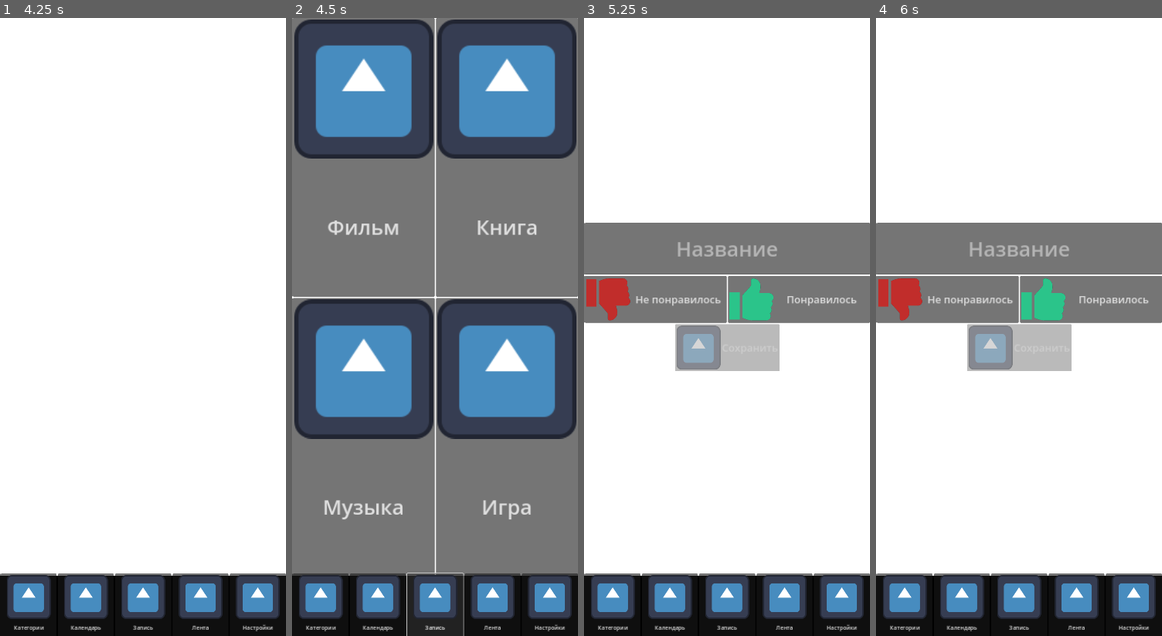
Above: before the commit, frames 1-4 (left to right).
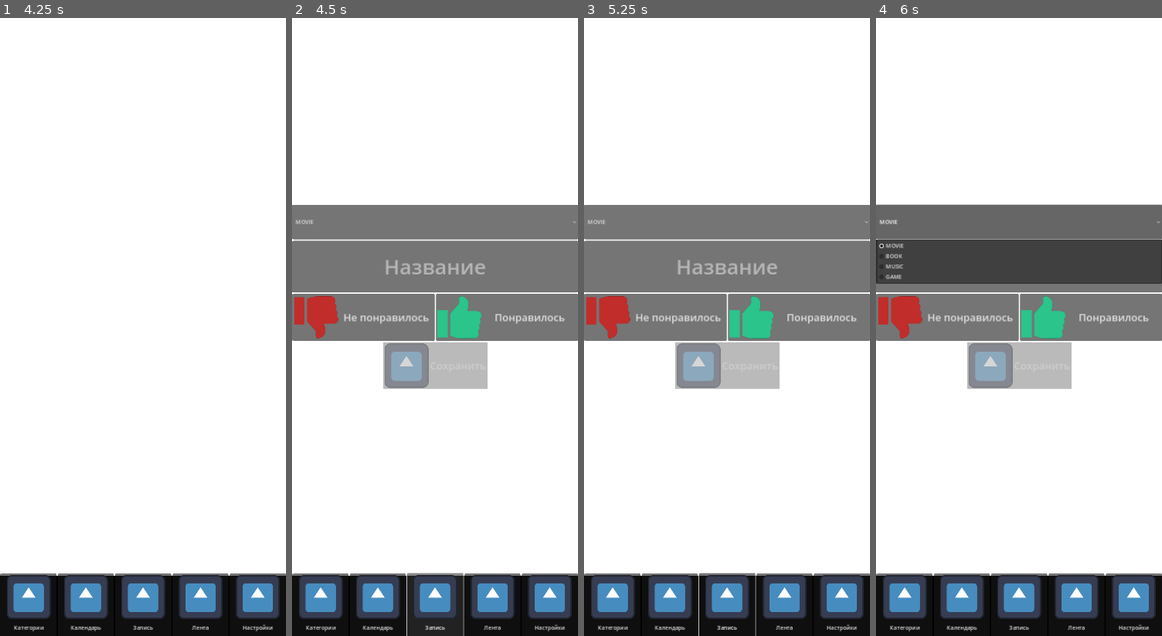
Above: after the commit, the same moments.

Repository: Maweill/ent-log-app
Game: Godot game, scene res://scenes/main/main.tscn
The game is run twice, just before and just after one commit, with the same random seed, the same clock (stepped at 60 frames per second) and the same inputs. The engine's default icon, where the game draws it, is replaced by a stand-in: a white triangle on a blue panel in a dark square.
Inputs (mouse positions are in pixels of both pictures, inside the frame that each line leads up to):
- Up to frame 1 (4.25 s): click "Категории" at 0.5 s; click "Фильмы" at 1.25 s; click "Книги" at 2 s; click "Музыка" at 2.75 s; click "Игры" at 3.5 s
- Up to frame 2 (4.5 s): click "Запись" at 4.25 s
- Up to frame 3 (5.25 s): click (655, 160) at 5 s, where only the run before the commit has a clickable "Фильм"
- Up to frame 4 (6 s): click (1019, 221) at 5.75 s, where only the run after the commit has a clickable "MOVIE"

Frame 1 is identical in both runs. In frame 2, 75% of the frame differs, in the area x 0-100%, y 0-91%; in frame 3, 11%; in frame 4, 17%.

Commit message:
Уницифировал меню и модели

Diff:
--- a/resources/models/movie_model/movie_model.gd
+++ b/resources/models/record_model/record_model.gd
@@ -1,8 +1,8 @@
 extends BaseModel
 
-class_name MovieModel
+class_name RecordModel
 
-var movie_name: String
+var name: String
 var is_like: bool
 
 func export_data() -> Dictionary:
@@ -10,7 +10,7 @@
 		"id": id,
 		"created_unix_time": created_unix_time,
 		"type": type,
-		"movie_name": movie_name,
+		"name": name,
 		"is_like": is_like
 	}
 
@@ -19,5 +19,5 @@
 	id = dict.id
 	created_unix_time = dict.created_unix_time
 	type = dict.type
-	movie_name = dict.movie_name
+	name = dict.name
 	is_like = dict.is_like
--- a/scenes/autoload/ui_manager/ui_manager.gd
+++ b/scenes/autoload/ui_manager/ui_manager.gd
@@ -6,12 +6,13 @@
 
 var _current_menu_list: Array[BaseMenu]
 
-func show_menu(menu_type: Enums.MenuType):
+func show_menu(menu_type: Enums.MenuType, args=[]):
 	if (_current_menu and _current_menu.type == menu_type):
 		return
 	var menu_scene: PackedScene = _menu_scenes_with_type[menu_type]
 	_current_menu_list.append(_instantiate_menu(menu_scene))
 	_current_menu.type = menu_type
+	_current_menu.configure(args)
 	_menu_container.add_child(_current_menu)
 
 
--- a/scenes/autoload/ui_manager/ui_manager.tscn
+++ b/scenes/autoload/ui_manager/ui_manager.tscn
@@ -1,11 +1,10 @@
-[gd_scene load_steps=7 format=3 uid="uid://fwfa33h333vo"]
+[gd_scene load_steps=6 format=3 uid="uid://fwfa33h333vo"]
 
 [ext_resource type="Script" path="res://scenes/autoload/ui_manager/ui_manager.gd" id="1_5xrnx"]
 [ext_resource type="PackedScene" uid="uid://doiolpuk2658j" path="res://scenes/ui/navigation_menu/navigation_menu.tscn" id="2_3pic8"]
-[ext_resource type="PackedScene" uid="uid://c8wab8cyr5jee" path="res://scenes/ui/new_record_menu/new_record_menu.tscn" id="2_fj6qr"]
+[ext_resource type="PackedScene" uid="uid://cm6vs551uq5qk" path="res://scenes/ui/new_record_menu/new_record_menu.tscn" id="2_fj6qr"]
 [ext_resource type="PackedScene" uid="uid://cdoo3qyj3rt6e" path="res://scenes/ui/categories_menu/categories_menu.tscn" id="3_jt3lg"]
-[ext_resource type="PackedScene" uid="uid://cm6vs551uq5qk" path="res://scenes/ui/new_record_menu/record_movie_menu/record_movie_menu.tscn" id="4_gxgb5"]
-[ext_resource type="PackedScene" uid="uid://bqvcu2s36gxsa" path="res://scenes/ui/movie_category_menu/movie_category_menu.tscn" id="5_b60u3"]
+[ext_resource type="PackedScene" uid="uid://bqvcu2s36gxsa" path="res://scenes/ui/records_menu/records_menu.tscn" id="5_gc5q7"]
 
 [node name="UiManager" type="Control"]
 layout_mode = 3
@@ -18,8 +17,7 @@
 _menu_scenes_with_type = {
 0: ExtResource("2_fj6qr"),
 1: ExtResource("3_jt3lg"),
-2: ExtResource("4_gxgb5"),
-3: ExtResource("5_b60u3")
+2: ExtResource("5_gc5q7")
 }
 
 [node name="MenuScreen" type="Control" parent="."]
--- a/scenes/ui/categories_menu/categories_menu.gd
+++ b/scenes/ui/categories_menu/categories_menu.gd
@@ -2,4 +2,16 @@
 
 
 func _on_movies_pressed() -> void:
-	UiManager.show_menu(Enums.MenuType.MOVIE_CATEGORY)
+	UiManager.show_menu(Enums.MenuType.RECORDS, [Enums.ModelType.MOVIE])
+
+
+func _on_books_pressed() -> void:
+	UiManager.show_menu(Enums.MenuType.RECORDS, [Enums.ModelType.BOOK])
+
+
+func _on_music_pressed() -> void:
+	UiManager.show_menu(Enums.MenuType.RECORDS, [Enums.ModelType.MUSIC])
+
+
+func _on_games_pressed() -> void:
+	UiManager.show_menu(Enums.MenuType.RECORDS, [Enums.ModelType.GAME])
--- a/scenes/ui/categories_menu/categories_menu.tscn
+++ b/scenes/ui/categories_menu/categories_menu.tscn
@@ -57,3 +57,6 @@
 icon = ExtResource("1_u6cy1")
 
 [connection signal="pressed" from="CategoriesList/Movies" to="." method="_on_movies_pressed"]
+[connection signal="pressed" from="CategoriesList/Books" to="." method="_on_books_pressed"]
+[connection signal="pressed" from="CategoriesList/Music" to="." method="_on_music_pressed"]
+[connection signal="pressed" from="CategoriesList/Games" to="." method="_on_games_pressed"]
--- a/scenes/ui/movie_category_menu/movie_category_menu.gd
+++ /dev/null
@@ -1,13 +0,0 @@
-extends BaseMenu
-
-@export var _movie_record_item_scene: PackedScene
-
-@onready var _movies_records: VBoxContainer = %MoviesRecords
-
-func _ready() -> void:
-	var models: Array[BaseModel] = ModelStorage.get_models_of_type(Enums.ModelType.MOVIE, MovieModel)
-	models.sort_custom(func(a: BaseModel, b: BaseModel): return a.created_unix_time > b.created_unix_time)
-	for movie_model in models:
-		var movie_record_item := _movie_record_item_scene.instantiate() as MovieRecordItem
-		_movies_records.add_child(movie_record_item)
-		movie_record_item.configure(movie_model)
--- a/scenes/ui/movie_category_menu/movie_record_item/movie_record_item.gd
+++ /dev/null
@@ -1,21 +0,0 @@
-extends Control
-
-class_name  MovieRecordItem
-
-@export var _like_texture: Texture2D
-@export var _dislike_texture: Texture2D
-
-@onready var _movie_name: Label = %MovieName
-@onready var _movie_rating: TextureRect = %MovieRating
-
-var _model: BaseModel
-
-func configure(movie_model: MovieModel) -> void:
-	_model = movie_model
-	_movie_name.text = movie_model.movie_name
-	_movie_rating.texture = _like_texture if movie_model.is_like else _dislike_texture
-
-
-func _on_delete_self_pressed() -> void:
-	ModelStorage.remove_model(_model)
-	queue_free()
--- a/scenes/ui/new_record_menu/new_record_menu.gd
+++ /dev/null
@@ -1,20 +0,0 @@
-extends BaseMenu
-
-
-func _on_add_movie_pressed() -> void:
-	UiManager.show_menu(Enums.MenuType.RECORD_MOVIE)
-
-
-func _on_add_book_pressed() -> void:
-	#TODO Открыть форму для добавления книги
-	pass # Replace with function body.
-
-
-func _on_add_music_pressed() -> void:
-	#TODO Открыть форму для добавления музыки
-	pass # Replace with function body.
-
-
-func _on_add_game_pressed() -> void:
-	#TODO Открыть форму для добавления игры
-	pass # Replace with function body.
--- a/scenes/ui/new_record_menu/new_record_menu.tscn
+++ /dev/null
@@ -1,79 +0,0 @@
-[gd_scene load_steps=3 format=3 uid="uid://c8wab8cyr5jee"]
-
-[ext_resource type="Script" path="res://scenes/ui/new_record_menu/new_record_menu.gd" id="1_jifdv"]
-[ext_resource type="Texture2D" uid="uid://bf46kaeffbknr" path="res://icon.svg" id="2_2sxhr"]
-
-[node name="NewRecordMenu" type="Control"]
-layout_mode = 3
-anchors_preset = 15
-anchor_right = 1.0
-anchor_bottom = 1.0
-grow_horizontal = 2
-grow_vertical = 2
-script = ExtResource("1_jifdv")
-
-[node name="Background" type="ColorRect" parent="."]
-layout_mode = 1
-anchors_preset = 15
-anchor_right = 1.0
-anchor_bottom = 1.0
-grow_horizontal = 2
-grow_vertical = 2
-
-[node name="GridContainer" type="GridContainer" parent="."]
-layout_mode = 1
-anchors_preset = 15
-anchor_right = 1.0
-anchor_bottom = 1.0
-grow_horizontal = 2
-grow_vertical = 2
-columns = 2
-
-[node name="AddMovie" type="Button" parent="GridContainer"]
-layout_mode = 2
-size_flags_horizontal = 3
-size_flags_vertical = 3
-theme_override_font_sizes/font_size = 60
-text = "Фильм"
-icon = ExtResource("2_2sxhr")
-icon_alignment = 1
-vertical_icon_alignment = 0
-expand_icon = true
-
-[node name="AddBook" type="Button" parent="GridContainer"]
-layout_mode = 2
-size_flags_horizontal = 3
-size_flags_vertical = 3
-theme_override_font_sizes/font_size = 60
-text = "Книга"
-icon = ExtResource("2_2sxhr")
-icon_alignment = 1
-vertical_icon_alignment = 0
-expand_icon = true
-
-[node name="AddMusic" type="Button" parent="GridContainer"]
-layout_mode = 2
-size_flags_horizontal = 3
-size_flags_vertical = 3
-theme_override_font_sizes/font_size = 60
-text = "Музыка"
-icon = ExtResource("2_2sxhr")
-icon_alignment = 1
-vertical_icon_alignment = 0
-expand_icon = true
-
-[node name="AddGame" type="Button" parent="GridContainer"]
-layout_mode = 2
-size_flags_horizontal = 3
-size_flags_vertical = 3
-theme_override_font_sizes/font_size = 60
-text = "Игра"
-icon = ExtResource("2_2sxhr")
-icon_alignment = 1
-vertical_icon_alignment = 0
-expand_icon = true
-
-[connection signal="pressed" from="GridContainer/AddMovie" to="." method="_on_add_movie_pressed"]
-[connection signal="pressed" from="GridContainer/AddBook" to="." method="_on_add_book_pressed"]
-[connection signal="pressed" from="GridContainer/AddMusic" to="." method="_on_add_music_pressed"]
-[connection signal="pressed" from="GridContainer/AddGame" to="." method="_on_add_game_pressed"]
--- /dev/null
+++ b/scenes/ui/new_record_menu/record_menu/record_menu.gd
@@ -0,0 +1,53 @@
+extends BaseMenu
+
+@onready var _name: LineEdit = %Name
+@onready var _save_button: Button = %Save
+@onready var _category_option_button: OptionButton = %Category
+
+var _is_like = null
+var _category_name = null
+
+func _ready() -> void:
+	_save_button.disabled = true
+	_init_category_button()
+
+
+func _on_category_item_selected(index: int) -> void:
+	_category_name = _category_option_button.get_item_text(index)
+	_try_enable_save_button()
+
+
+func _on_name_text_changed(_new_text: String) -> void:
+		_try_enable_save_button()
+
+
+func _on_dislike_pressed() -> void:
+	_is_like = false
+	_try_enable_save_button()
+
+
+func _on_like_pressed() -> void:
+	_is_like = true
+	_try_enable_save_button()
+
+
+func _on_save_pressed() -> void:
+	_add_model()
+	UiManager.show_menu(Enums.MenuType.RECORDS, [Enums.ModelType[_category_name]])
+
+
+func _init_category_button() -> void:
+	for category in Enums.ModelType:
+		_category_option_button.add_item(category, Enums.ModelType[category])
+
+
+func _add_model() -> void:
+	var movie_model: RecordModel = RecordModel.new()
+	movie_model.type = Enums.ModelType[_category_name]
+	movie_model.is_like = _is_like
+	movie_model.name = _name.text
+	ModelStorage.add_model(movie_model)
+
+
+func _try_enable_save_button() -> void:
+	_save_button.disabled = _name.text.is_empty() or _is_like == null or _category_name == null
--- a/scenes/ui/new_record_menu/record_movie_menu/record_movie_menu.tscn
+++ b/scenes/ui/new_record_menu/record_menu/record_menu.tscn
@@ -1,18 +1,18 @@
 [gd_scene load_steps=5 format=3 uid="uid://cm6vs551uq5qk"]
 
-[ext_resource type="Script" path="res://scenes/ui/new_record_menu/record_movie_menu/record_movie_menu.gd" id="1_t7mes"]
-[ext_resource type="Texture2D" uid="uid://daj44jyjf8j83" path="res://assets/dislike.png" id="2_hxc0o"]
-[ext_resource type="Texture2D" uid="uid://bf46kaeffbknr" path="res://icon.svg" id="2_tuq8i"]
-[ext_resource type="Texture2D" uid="uid://d28rj3rr2upy5" path="res://assets/like.png" id="3_7vnil"]
+[ext_resource type="Script" path="res://scenes/ui/new_record_menu/record_menu/record_menu.gd" id="1_3caew"]
+[ext_resource type="Texture2D" uid="uid://daj44jyjf8j83" path="res://assets/dislike.png" id="2_na6la"]
+[ext_resource type="Texture2D" uid="uid://d28rj3rr2upy5" path="res://assets/like.png" id="3_5770v"]
+[ext_resource type="Texture2D" uid="uid://bf46kaeffbknr" path="res://icon.svg" id="4_5vmj7"]
 
-[node name="RecordMovieMenu" type="Control"]
+[node name="RecordMenu" type="Control"]
 layout_mode = 3
 anchors_preset = 15
 anchor_right = 1.0
 anchor_bottom = 1.0
 grow_horizontal = 2
 grow_vertical = 2
-script = ExtResource("1_t7mes")
+script = ExtResource("1_3caew")
 
 [node name="Background" type="ColorRect" parent="."]
 layout_mode = 1
@@ -31,7 +31,12 @@
 grow_vertical = 2
 alignment = 1
 
-[node name="MovieName" type="LineEdit" parent="FormElements"]
+[node name="Category" type="OptionButton" parent="FormElements"]
+unique_name_in_owner = true
+custom_minimum_size = Vector2(0, 100)
+layout_mode = 2
+
+[node name="Name" type="LineEdit" parent="FormElements"]
 unique_name_in_owner = true
 custom_minimum_size = Vector2(0, 150)
 layout_mode = 2
@@ -62,9 +67,10 @@
 size_flags_horizontal = 4
 theme_override_font_sizes/font_size = 30
 text = "Сохранить"
-icon = ExtResource("2_tuq8i")
+icon = ExtResource("4_5vmj7")
 
-[connection signal="text_changed" from="FormElements/MovieName" to="." method="_on_movie_name_text_changed"]
+[connection signal="item_selected" from="FormElements/Category" to="." method="_on_category_item_selected"]
+[connection signal="text_changed" from="FormElements/Name" to="." method="_on_name_text_changed"]
 [connection signal="pressed" from="FormElements/RateButtons/Dislike" to="." method="_on_dislike_pressed"]
 [connection signal="pressed" from="FormElements/RateButtons/Like" to="." method="_on_like_pressed"]
 [connection signal="pressed" from="FormElements/Save" to="." method="_on_save_pressed"]
--- a/scenes/ui/new_record_menu/record_movie_menu/record_movie_menu.gd
+++ /dev/null
@@ -1,40 +0,0 @@
-extends BaseMenu
-
-@onready var _movie_name: LineEdit = %MovieName
-@onready var _save_button: Button = %Save
-
-var _is_like = null
-
-func _ready() -> void:
-	_save_button.disabled = true
-
-
-func _on_movie_name_text_changed(_new_text: String) -> void:
-		_try_enable_save_button()
-
-
-func _on_dislike_pressed() -> void:
-	_is_like = false
-	_try_enable_save_button()
-
-
-func _on_like_pressed() -> void:
-	_is_like = true
-	_try_enable_save_button()
-
-
-func _on_save_pressed() -> void:
-	_add_model()
-	UiManager.show_menu(Enums.MenuType.MOVIE_CATEGORY)
-
-
-func _add_model() -> void:
-	var movie_model: MovieModel = MovieModel.new()
-	movie_model.type = Enums.ModelType.MOVIE
-	movie_model.is_like = _is_like
-	movie_model.movie_name = _movie_name.text
-	ModelStorage.add_model(movie_model)
-
-
-func _try_enable_save_button() -> void:
-	_save_button.disabled = _movie_name.text.is_empty() or _is_like == null
--- /dev/null
+++ b/scenes/ui/records_menu/record_item/record_item.gd
@@ -0,0 +1,21 @@
+extends Control
+
+class_name RecordItem
+
+@export var _like_texture: Texture2D
+@export var _dislike_texture: Texture2D
+
+@onready var _name: Label = %Name
+@onready var _rating: TextureRect = %Rating
+
+var _model: BaseModel
+
+func configure(movie_model: RecordModel) -> void:
+	_model = movie_model
+	_name.text = movie_model.name
+	_rating.texture = _like_texture if movie_model.is_like else _dislike_texture
+
+
+func _on_delete_self_pressed() -> void:
+	ModelStorage.remove_model(_model)
+	queue_free()
--- a/scenes/ui/movie_category_menu/movie_record_item/movie_record_item.tscn
+++ b/scenes/ui/records_menu/record_item/record_item.tscn
@@ -1,11 +1,11 @@
 [gd_scene load_steps=5 format=3 uid="uid://rp23wc6u6n5x"]
 
-[ext_resource type="Script" path="res://scenes/ui/movie_category_menu/movie_record_item/movie_record_item.gd" id="1_co1fs"]
-[ext_resource type="Texture2D" uid="uid://bf46kaeffbknr" path="res://icon.svg" id="2_47umu"]
-[ext_resource type="Texture2D" uid="uid://d28rj3rr2upy5" path="res://assets/like.png" id="2_vx28d"]
-[ext_resource type="Texture2D" uid="uid://daj44jyjf8j83" path="res://assets/dislike.png" id="3_3418x"]
+[ext_resource type="Script" path="res://scenes/ui/records_menu/record_item/record_item.gd" id="1_uunj8"]
+[ext_resource type="Texture2D" uid="uid://d28rj3rr2upy5" path="res://assets/like.png" id="2_0nuvu"]
+[ext_resource type="Texture2D" uid="uid://bf46kaeffbknr" path="res://icon.svg" id="2_k8u54"]
+[ext_resource type="Texture2D" uid="uid://daj44jyjf8j83" path="res://assets/dislike.png" id="3_ejjic"]
 
-[node name="MovieRecordItem" type="Control"]
+[node name="RecordItem" type="Control"]
 custom_minimum_size = Vector2(0, 200)
 layout_mode = 3
 anchors_preset = 15
@@ -15,9 +15,9 @@
 grow_vertical = 2
 size_flags_horizontal = 3
 mouse_filter = 1
-script = ExtResource("1_co1fs")
-_like_texture = ExtResource("2_vx28d")
-_dislike_texture = ExtResource("3_3418x")
+script = ExtResource("1_uunj8")
+_like_texture = ExtResource("2_0nuvu")
+_dislike_texture = ExtResource("3_ejjic")
 
 [node name="Background" type="ColorRect" parent="."]
 layout_mode = 1
@@ -36,7 +36,7 @@
 grow_horizontal = 2
 grow_vertical = 2
 
-[node name="MovieName" type="Label" parent="HBoxContainer"]
+[node name="Name" type="Label" parent="HBoxContainer"]
 unique_name_in_owner = true
 layout_mode = 2
 size_flags_horizontal = 3
@@ -45,10 +45,10 @@
 horizontal_alignment = 1
 autowrap_mode = 3
 
-[node name="MovieRating" type="TextureRect" parent="HBoxContainer"]
+[node name="Rating" type="TextureRect" parent="HBoxContainer"]
 unique_name_in_owner = true
 layout_mode = 2
-texture = ExtResource("2_47umu")
+texture = ExtResource("2_k8u54")
 stretch_mode = 5
 
 [node name="DeleteSelf" type="Button" parent="HBoxContainer"]
--- /dev/null
+++ b/scenes/ui/records_menu/records_menu.gd
@@ -0,0 +1,19 @@
+extends BaseMenu
+
+@export var _record_item_scene: PackedScene
+
+@onready var _records: VBoxContainer = %Records
+
+var _model_type: Enums.ModelType
+
+func configure(args: Array = []) -> void:
+	_model_type = args[0]
+
+
+func _ready() -> void:
+	var models: Array[BaseModel] = ModelStorage.get_models_of_type(_model_type, RecordModel)
+	models.sort_custom(func(a: BaseModel, b: BaseModel): return a.created_unix_time > b.created_unix_time)
+	for model in models:
+		var record_item := _record_item_scene.instantiate() as RecordItem
+		_records.add_child(record_item)
+		record_item.configure(model)
--- a/scenes/ui/movie_category_menu/movie_category_menu.tscn
+++ b/scenes/ui/records_menu/records_menu.tscn
@@ -1,17 +1,17 @@
 [gd_scene load_steps=3 format=3 uid="uid://bqvcu2s36gxsa"]
 
-[ext_resource type="Script" path="res://scenes/ui/movie_category_menu/movie_category_menu.gd" id="1_dnvjv"]
-[ext_resource type="PackedScene" uid="uid://rp23wc6u6n5x" path="res://scenes/ui/movie_category_menu/movie_record_item/movie_record_item.tscn" id="2_r1r5r"]
+[ext_resource type="Script" path="res://scenes/ui/records_menu/records_menu.gd" id="1_vrxq8"]
+[ext_resource type="PackedScene" uid="uid://rp23wc6u6n5x" path="res://scenes/ui/records_menu/record_item/record_item.tscn" id="2_m1rvx"]
 
-[node name="MovieCategoryMenu" type="Control"]
+[node name="RecordsMenu" type="Control"]
 layout_mode = 3
 anchors_preset = 15
 anchor_right = 1.0
 anchor_bottom = 1.0
 grow_horizontal = 2
 grow_vertical = 2
-script = ExtResource("1_dnvjv")
-_movie_record_item_scene = ExtResource("2_r1r5r")
+script = ExtResource("1_vrxq8")
+_record_item_scene = ExtResource("2_m1rvx")
 
 [node name="Background" type="ColorRect" parent="."]
 layout_mode = 1
@@ -30,7 +30,7 @@
 grow_vertical = 2
 horizontal_scroll_mode = 0
 
-[node name="MoviesRecords" type="VBoxContainer" parent="ScrollContainer"]
+[node name="Records" type="VBoxContainer" parent="ScrollContainer"]
 unique_name_in_owner = true
 layout_mode = 2
 size_flags_horizontal = 3
--- a/scripts/base_menu.gd
+++ b/scripts/base_menu.gd
@@ -3,6 +3,9 @@
 class_name BaseMenu
 
 var type: Enums.MenuType
+
+func configure(args: Array = []) -> void:
+	pass
 
 
 func show_menu() -> void:
--- a/scripts/enums.gd
+++ b/scripts/enums.gd
@@ -3,8 +3,7 @@
 enum MenuType {
 	NEW_RECORD,
 	CATEGORIES,
-	RECORD_MOVIE,
-	MOVIE_CATEGORY
+	RECORDS
 }
 
 enum ModelType {
Not shown: 1 places in scenes/ui/new_record_menu/record_menu/record_menu.tscn that only renumber resources
Not shown, changed: kanban_tasks_data.kanban
